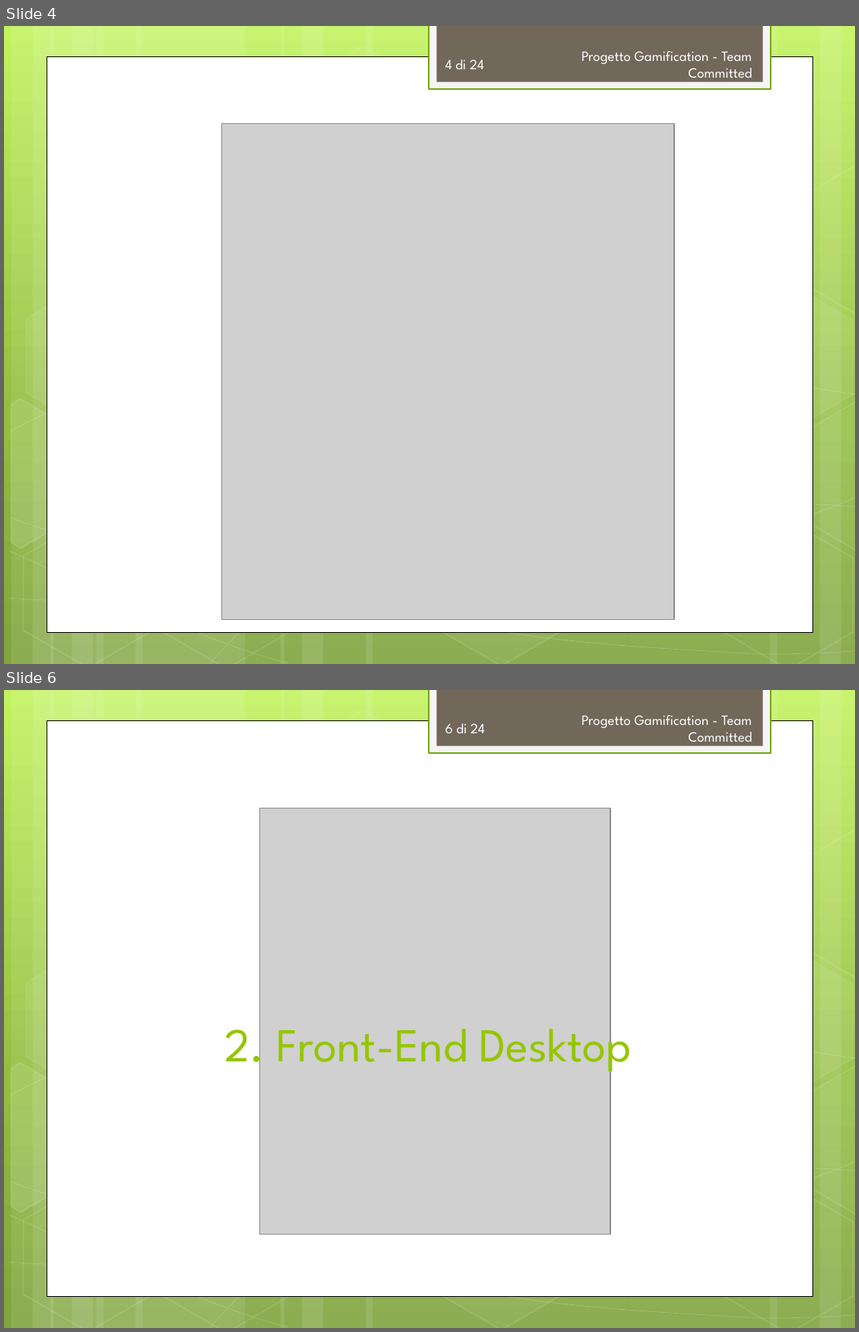
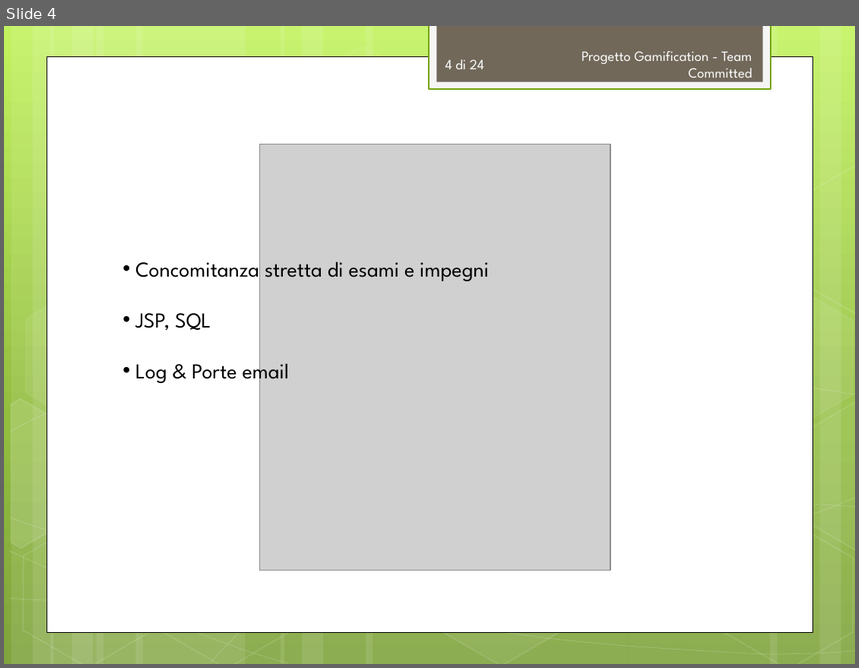
Before and after one commit to TeamCommitted/Team-Committed---Documenti, a slide deck: RQ/Esterni/presentazione/RP-Presentazione.pptx. Shown one above the other, each under a label of ours: slides 4 and 6 before the commit, slide 4 after it; the slides between them are not shown. The pictures are 859x1332 and 859x668 pixels, drawn with LibreOffice and Linux fonts; fonts in the diff are those of the drawing; grey boxes stand for pictures. Boxes give left, top, right and bottom in pixels: in the first picture for what was removed or moved away, otherwise in the second. Text is boxed around its words. In the diff, an @@ line names an element or a change of style, - is before the commit and + after.

```diff
--- a/RQ/Esterni/presentazione/RP-Presentazione.pptx
+++ b/RQ/Esterni/presentazione/RP-Presentazione.pptx
@@ slide 6 removed at (x1=4, y1=690, x2=855, y2=1328), background gradient #C3F35F to #93BF3F to #81A53E; not listed: 31 template elements that a slide beside it also shows @@
@@ page number removed at (x1=446, y1=723, x2=485, y2=733) @@
-6 di 24
@@ text removed at (x1=582, y1=715, x2=753, y2=747) @@
-Progetto Gamification - Team Committed
@@ picture removed at (x1=260, y1=809, x2=611, y2=1235) @@
@@ title removed at (x1=224, y1=1014, x2=632, y2=1075) @@
-2. Front-End Desktop
@@ slide 4 changed as well @@
@@ picture resized from (x1=222, y1=124, x2=675, y2=620) to (x1=260, y1=145, x2=611, y2=571) @@
@@ text added at (x1=135, y1=262, x2=489, y2=385), 18 pt, text #000000 @@
+• Concomitanza stretta di esami e impegni
+• JSP, SQL
+• Log & Porte email
```
Also in this commit, not shown: 3 other slides changed, 19 other slides removed, 4 other files.
